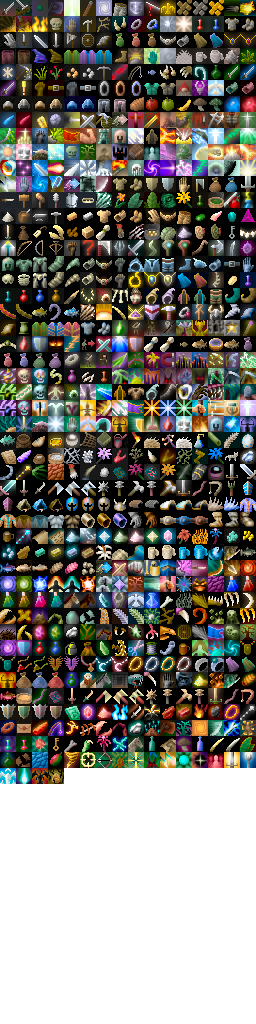
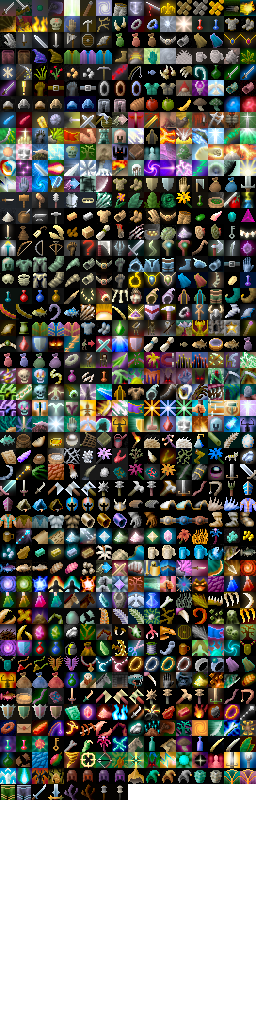
Revision of a layered 256×1024 image; what changed, layer by layer:
painted on "Background" over [1, 768, 256, 800]
painted on "shade" over [0, 768, 256, 800]
